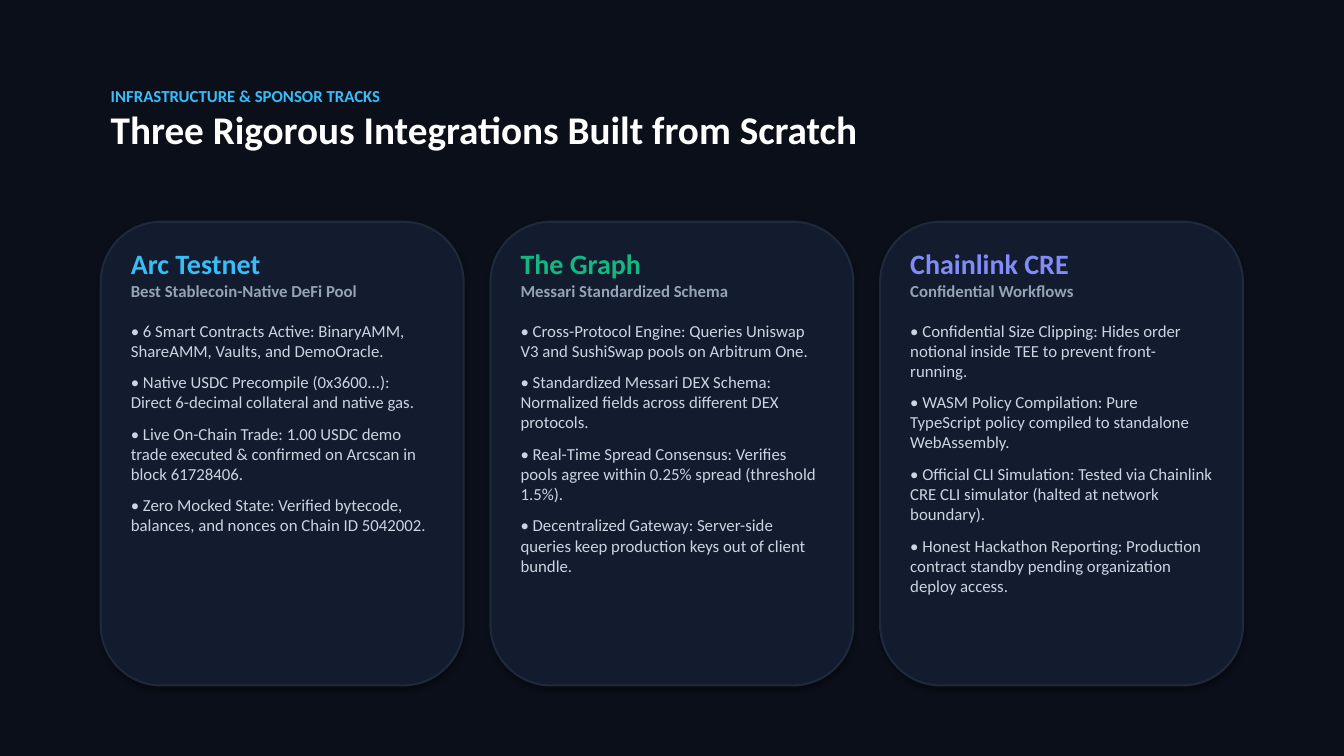
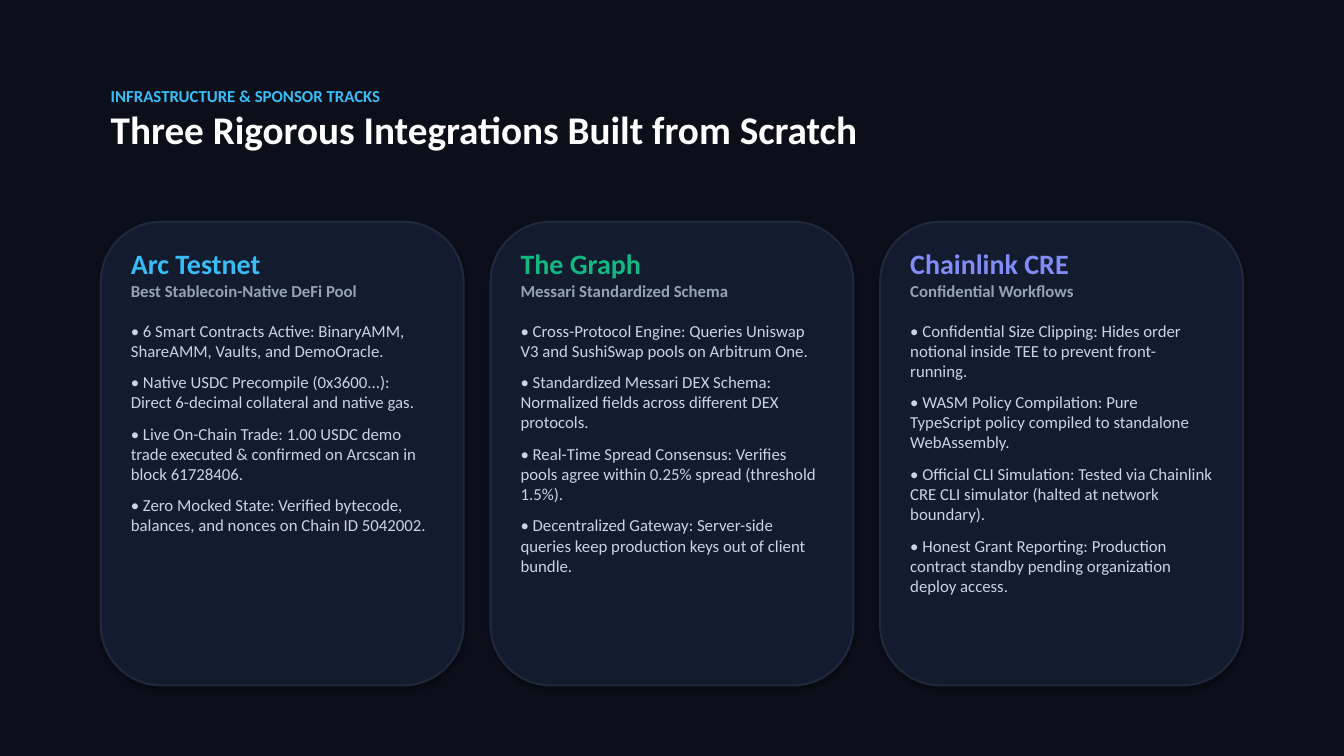
Before and after one commit to ShrikarT/thelema, a slide deck: slide 4 of THELEMA-Presentation.pptx. Drawn at 1344x756 pixels with LibreOffice and Linux fonts; fonts in the diff are those of the drawing. Boxes give left, top, right and bottom in pixels: in the first picture for what was removed or moved away, otherwise in the second. Text is boxed around its words. In the diff, an @@ line names an element or a change of style, - is before the commit and + after.

Commit message:
docs: regenerate THELEMA-Presentation.pptx with Arc microgrant text

```diff
--- a/THELEMA-Presentation.pptx
+++ b/THELEMA-Presentation.pptx
@@ text at <box>910,540,1171,595</box>: text changed @@
-• Honest Hackathon Reporting: Production contract standby pending organization deploy access.
+• Honest Grant Reporting: Production contract standby pending organization deploy access.
```
Also in this commit, not shown: 1 other slide changed.
